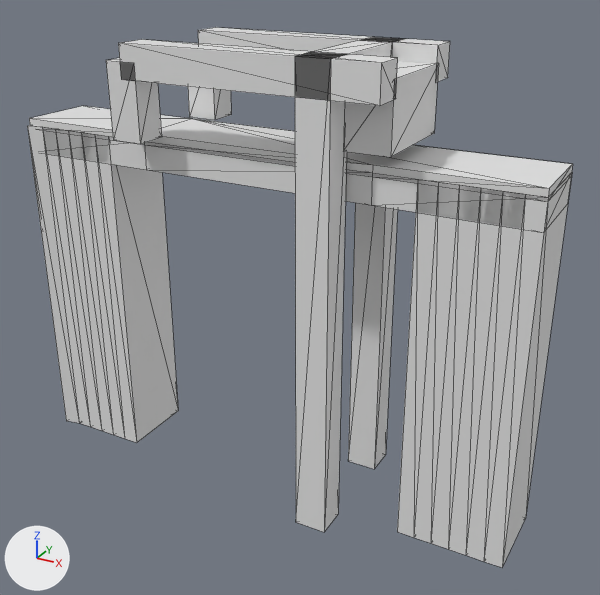
Renders of the glTF model models/driebergen-rijsenburg/driebergen-rijsenburg-brug-4f74d428/driebergen-rijsenburg-brug-4f74d428.glb from each side of a commit.
The view is the same before and after, from a 50 mm lens placed at (11.28, -18.93, 5.39), pointed at (0.79, 0.14, -4.14). The lights are fixed; the arrows at lower left show +X, +Y and +Z. The picture after the commit comes second. Mesh edges are drawn as thin lines.

The first picture shows 'building:balans', 'building:balans 2', 'building:contragewicht', 'building:hamei', 'building:hamei 2', 'building:hangstang', 'building:hangstang 2', 'building:portaal', 'road:dek', 'road:landhoofd (aangenomen)', 'road:landhoofd (aangenomen) 2', 'road:voetpad'.
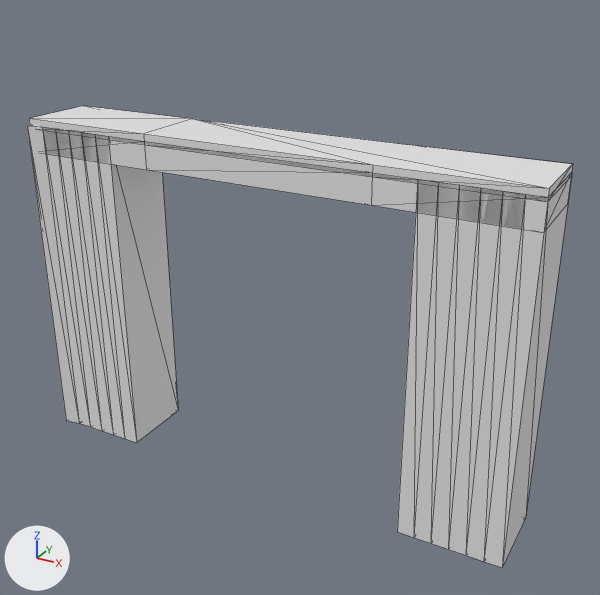
Location of each change, [x1, y1, x2, y2] in pixels of the pictures (600 x 595 px):
'building:hamei 2', deleted
    before: [295, 52, 347, 532]
'building:balans 2', deleted
    before: [118, 39, 398, 106]
'building:hamei', deleted
    before: [348, 37, 403, 469]
'building:contragewicht', deleted
    before: [344, 61, 439, 157]
'building:balans', deleted
    before: [198, 27, 450, 82]
'building:hangstang 2', deleted
    before: [106, 58, 161, 144]
'building:hangstang', deleted
    before: [188, 87, 231, 120]
'building:portaal', deleted
    before: [308, 39, 398, 57]

The change in detail:
Object 'building:hamei' (ob_building_hamei) is deleted.
Object 'building:hamei 2' (ob_building_hamei_2) is deleted.
Object 'building:portaal' (ob_building_portaal) is deleted.
Object 'building:balans' (ob_building_balans) is deleted.
Object 'building:hangstang' (ob_building_hangstang) is deleted.
Object 'building:balans 2' (ob_building_balans_2) is deleted.
Object 'building:hangstang 2' (ob_building_hangstang_2) is deleted.
Object 'building:contragewicht' (ob_building_contragewicht) is deleted.
